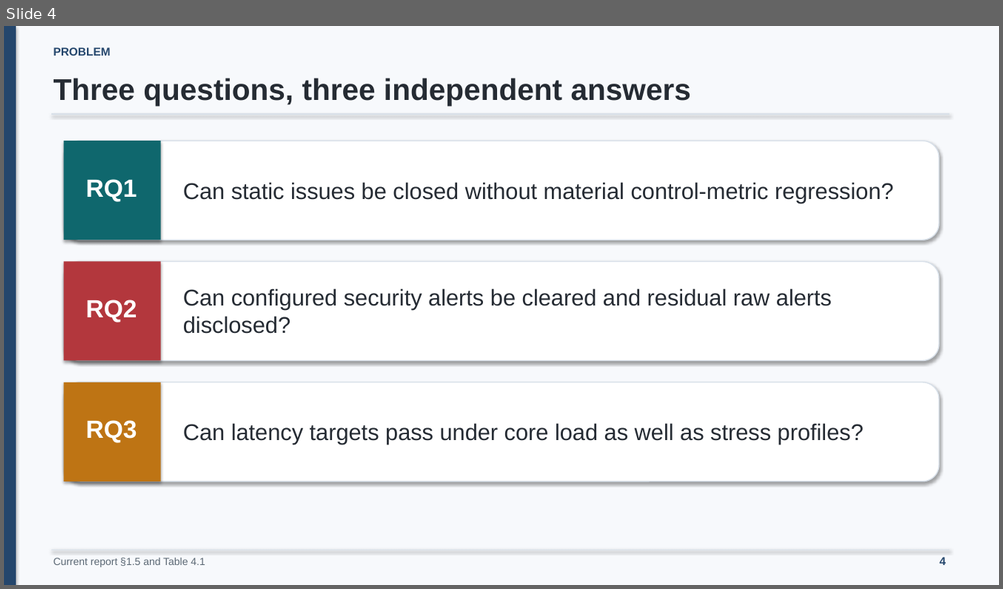
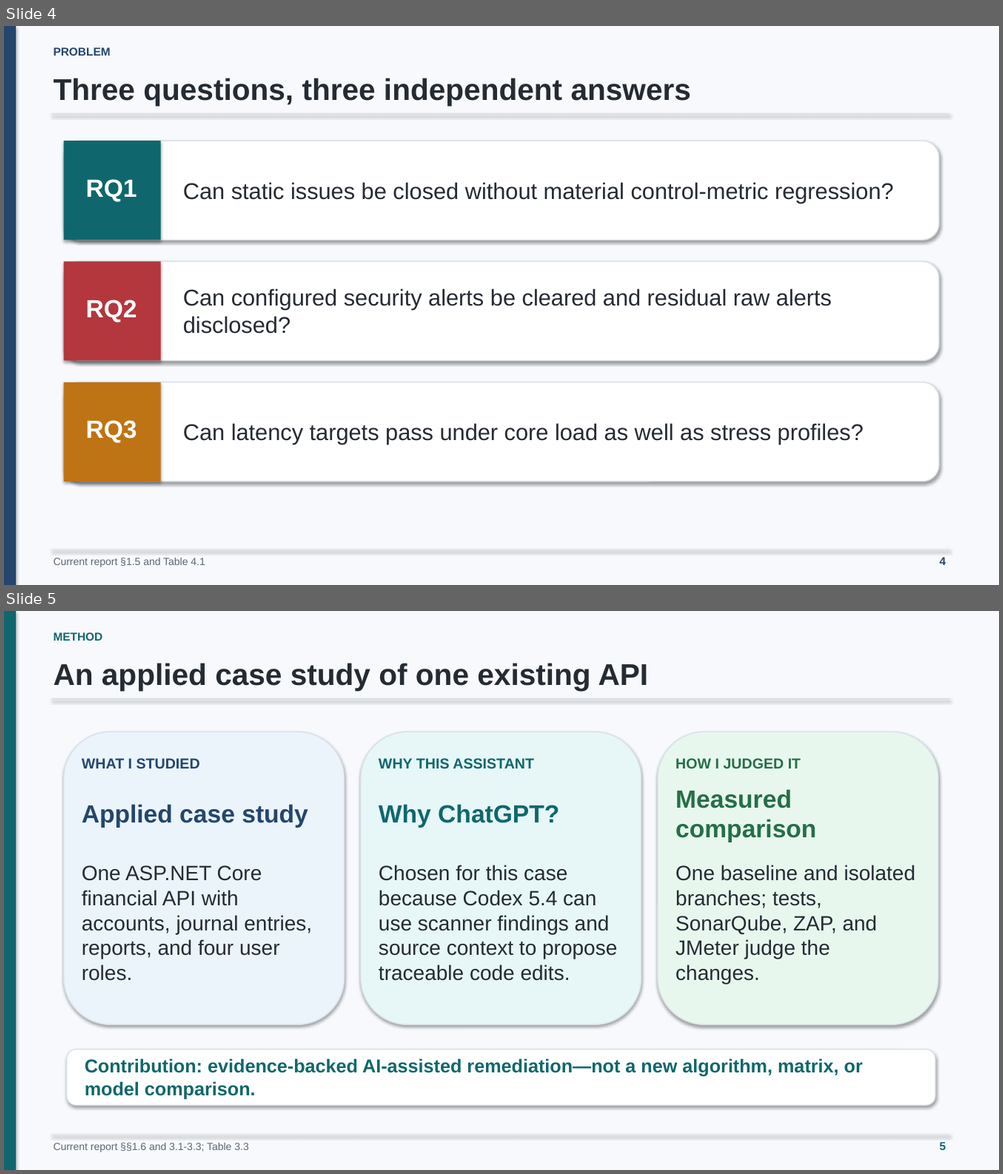
Before and after one commit to minatozaki98/financial-accounting, a slide deck: Document/outputs/final-defense/G6519692_Zaw_Ye_Htut_Ko_Final_Thesis_Defense.pptx. Shown one above the other, each under a label of ours: slide 4 before the commit, slides 4 and 5 after it. The pictures are 1003x589 and 1003x1174 pixels, drawn with LibreOffice and Linux fonts; fonts in the diff are those of the drawing. Boxes give left, top, right and bottom in pixels: in the first picture for what was removed or moved away, otherwise in the second. Text is boxed around its words. In the diff, an @@ line names an element or a change of style, - is before the commit and + after.

Commit message:
docs: explain applied case study and SonarQube zero metrics

```diff
--- a/Document/outputs/final-defense/G6519692_Zaw_Ye_Htut_Ko_Final_Thesis_Defense.pptx
+++ b/Document/outputs/final-defense/G6519692_Zaw_Ye_Htut_Ko_Final_Thesis_Defense.pptx
@@ slide 5 added at bbox=[4, 611, 999, 1170], background #F7F9FC @@
@@ rectangle added at bbox=[4, 611, 16, 1170], fill #0F676D @@
@@ text added at bbox=[54, 632, 103, 641], 11 pt, text #0F676D, bold @@
+METHOD
@@ text added at bbox=[54, 663, 649, 691], 29 pt, text #252B33, bold @@
+An applied case study of one existing API
@@ line added from (52, 699) to (949, 699), #D8E0E9 1 pt @@
@@ rounded rectangle added at bbox=[64, 732, 344, 1025], fill #EBF3FB, outline #D8E0E9 1 pt @@
@@ rounded rectangle added at bbox=[361, 732, 641, 1025], fill #E7F6F6, outline #D8E0E9 1 pt @@
@@ rounded rectangle added at bbox=[657, 732, 938, 1025], fill #E8F7EE, outline #D8E0E9 1 pt @@
@@ text added at bbox=[82, 758, 200, 769], 14 pt, text #24466C, bold @@
+WHAT I STUDIED
@@ text added at bbox=[378, 758, 534, 769], 14 pt, text #0F676D, bold @@
+WHY THIS ASSISTANT
@@ text added at bbox=[675, 758, 800, 769], 14 pt, text #246F46, bold @@
+HOW I JUDGED IT
@@ text added at bbox=[82, 804, 308, 828], 24 pt, text #24466C, bold @@
+Applied case study
@@ text added at bbox=[378, 804, 559, 828], 24 pt, text #0F676D, bold @@
+Why ChatGPT?
@@ text added at bbox=[675, 789, 816, 843], 24 pt, text #246F46, bold @@
+Measured comparison
@@ text added at bbox=[82, 866, 312, 981], 20 pt, text #252B33 @@
+One ASP.NET Core financial API with accounts, journal entries, reports, and four user roles.
@@ text added at bbox=[378, 865, 617, 981], 20 pt, text #252B33 @@
+Chosen for this case because Codex 5.4 can use scanner findings and source context to propose traceable code edits.
@@ text added at bbox=[675, 865, 916, 984], 20 pt, text #252B33 @@
+One baseline and isolated branches; tests, SonarQube, ZAP, and JMeter judge the changes.
@@ rounded rectangle added at bbox=[67, 1050, 935, 1105], fill #FFFFFF, outline #D8E0E9 1 pt @@
@@ text added at bbox=[85, 1059, 862, 1099], 18 pt, text #0F676D, bold @@
+Contribution: evidence-backed AI-assisted remediation—not a new algorithm, matrix, or model comparison.
@@ line added from (52, 1136) to (949, 1136), #D8E0E9 1 pt @@
@@ text added at bbox=[54, 1143, 248, 1153], 10 pt, text #5B6874 @@
+Current report §§1.6 and 3.1-3.3; Table 3.3
@@ text added at bbox=[939, 1142, 946, 1150], 11 pt, text #0F676D, bold @@
+5
```
Also in this commit, not shown: 1 slide changed, 1 slide removed, 2 other files.
